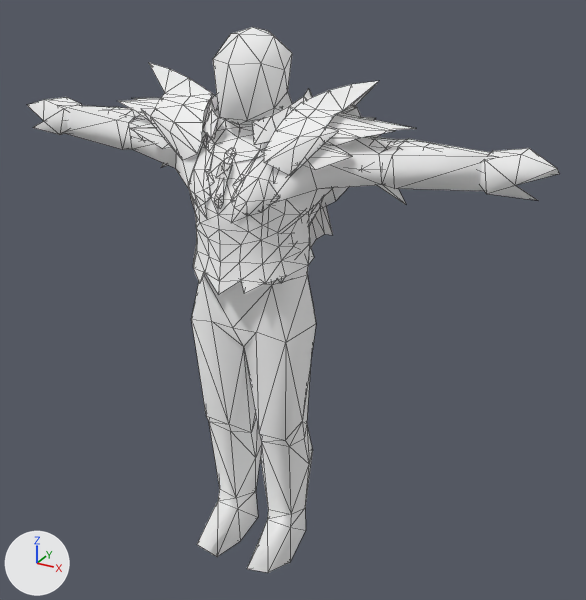
One commit to the glTF model docs/models/m283_body.glb: the scene before it, then after it.
Rendered twice from a 50 mm lens placed at (1.259, -2.034, 0.912), pointed at (0.088, 0.094, -0.152). The lights are fixed; the arrows at lower left show +X, +Y and +Z. The first picture is the older version. Mesh edges are drawn as thin lines. Vertices at exactly the same position are counted once.

The older version as bpy lines, for what is in view:
```python
me_group_0 = bpy.data.meshes.new('Group[0]')
me_group_0.from_pydata(...)  # 946 vertices, 1658 faces; spans x -0.88..0.88, y -0.2..0.26, z -1.07..0.7
# faces by material slot: [356, 40, 548, 714]
me_group_0.materials.append(mat_xfb__m00_m_body283_skin)  # white #ffffff
me_group_0.materials.append(mat_xfba0__m00_m_body283_sym)  # white #ffffff
me_group_0.materials.append(mat_xfb__e_m01_m_body283)  # white #ffffff
me_group_0.materials.append(mat_xfb__e_m00_m_body283)  # white #ffffff
ob_group_0 = bpy.data.objects.new('Group[0]', me_group_0)
ob_group_0.location = (0.0, 0.0, 0.0)
```
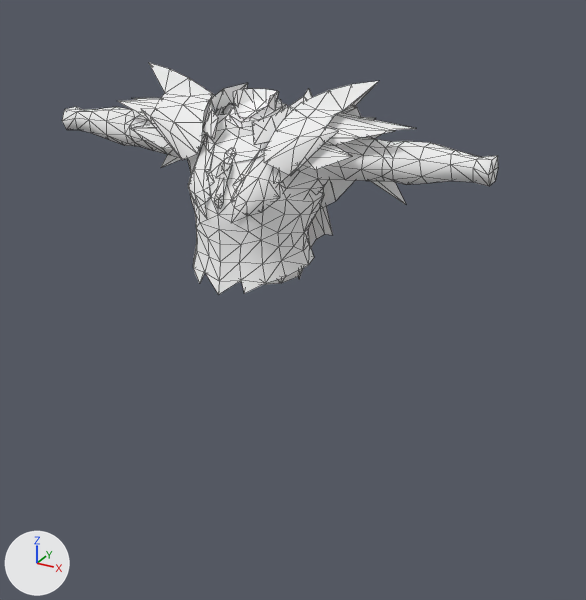
Changed parts and their boxes (x1, y1, x2, y2) in the pictures (586 x 600 px):
'Group[0]', reshaped (18% narrower, 57% shorter)
    before: (27, 27, 560, 573)
    after: (62, 62, 498, 295)
part 1 of me_group_0, deleted
    before: (58, 27, 499, 573)
part 2 of me_group_0, deleted
    before: (480, 148, 560, 200)
part 3 of me_group_0, deleted
    before: (27, 97, 82, 135)

What changed in the scene script:
```text
Change me_group_0:
    used by ob_group_0; location = (0.0, 0.0, 0.0)
    remove me_group_0.from_pydata(...)  # 946 vertices, 1658 faces; spans x -0.88..0.88, y -0.2..0.26, z -1.07..0.7
    add me_group_0.from_pydata(...)  # 773 vertices, 1324 faces; spans x -0.72..0.72, y -0.2..0.26, z -0.15..0.58
    me_group_0 part 1: the loose piece of 150 vertices spanning x -0.75..0.75, y -0.19..0.16, z -1.07..0.7 is deleted
    me_group_0 part 2: the loose piece of 12 vertices spanning x 0.66..0.88, y -0.04..0.09, z 0.32..0.43 is deleted
    me_group_0 part 3: the loose piece of 11 vertices spanning x -0.88..-0.66, y -0.04..0.09, z 0.33..0.43 is deleted
```
